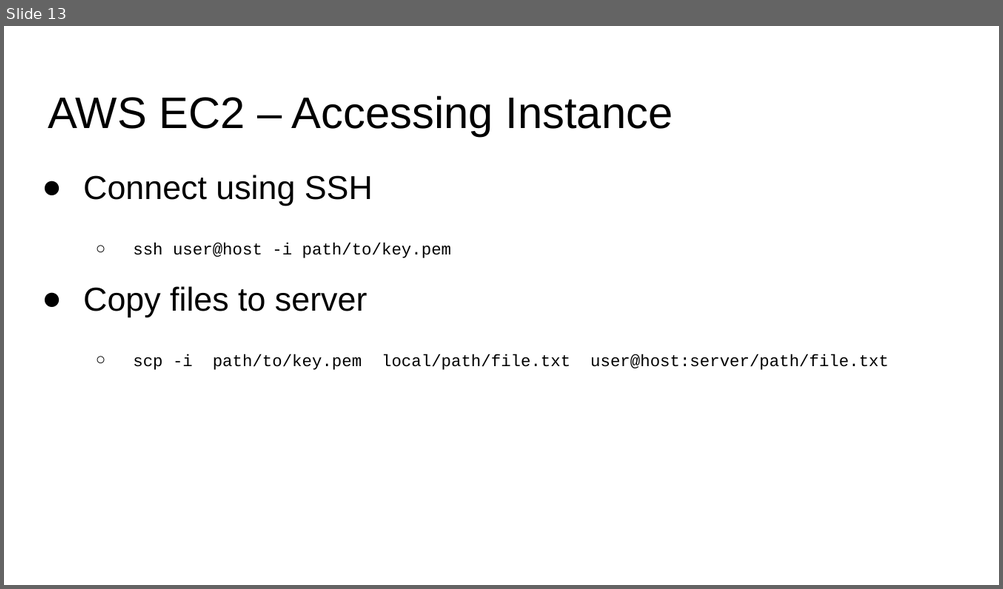
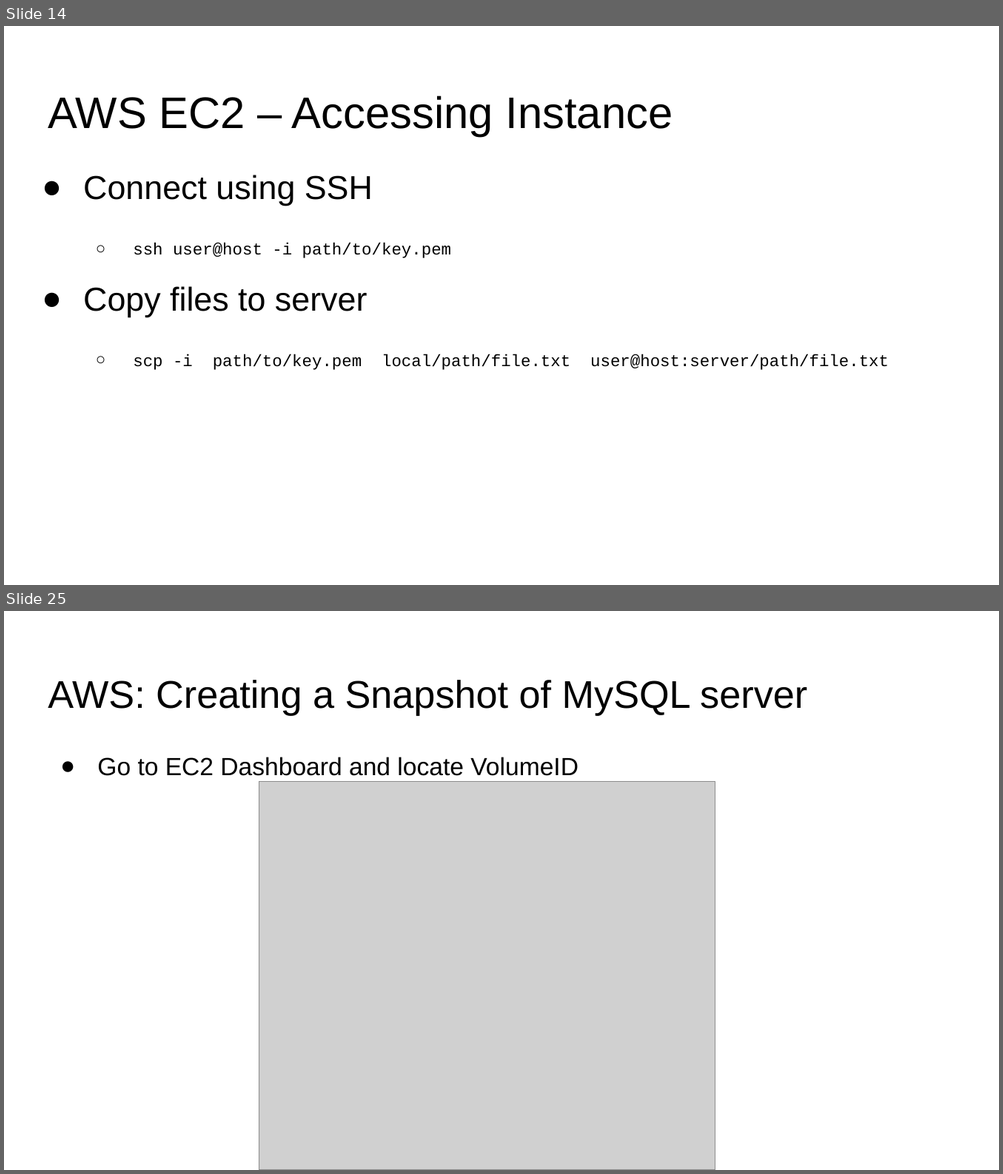
Before and after one commit to v1shva/sutd-big-data-lab-1, a slide deck: MySQL-AWS.pptx. Shown one above the other, each under a label of ours: slide 13 before the commit, slides 14 and 25 after it; the slides between them are not shown. The pictures are 1003x589 and 1003x1174 pixels, drawn with LibreOffice and Linux fonts; fonts in the diff are those of the drawing; grey boxes stand for pictures. Boxes give left, top, right and bottom in pixels: in the first picture for what was removed or moved away, otherwise in the second. Text is boxed around its words. In the diff, an @@ line names an element or a change of style, - is before the commit and + after.

```diff
--- a/MySQL-AWS.pptx
+++ b/MySQL-AWS.pptx
@@ slide 25 added at [4, 611, 999, 1170], background #FFFFFF @@
@@ title added at [48, 680, 807, 715], 28 pt, text #000000 @@
+AWS: Creating a Snapshot of MySQL server
@@ text added at [97, 757, 578, 776], 18 pt, text #000000 @@
+● Go to EC2 Dashboard and locate VolumeID
@@ picture added at [259, 782, 714, 1170] @@
@@ what was slide 13 is now slide 14 @@
```
Also in this commit, not shown: 3 slides changed, 10 other slides added, 5 other files.
